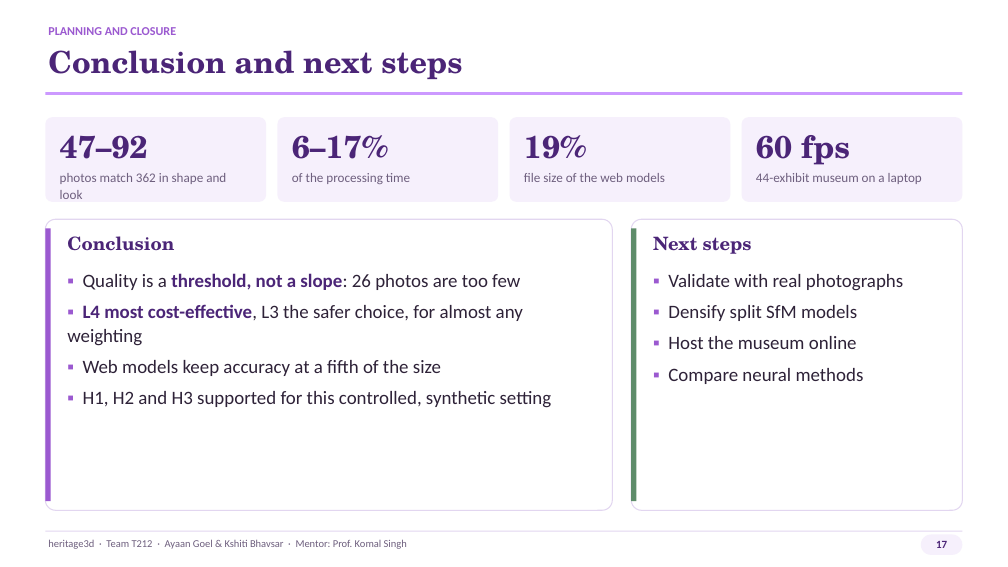
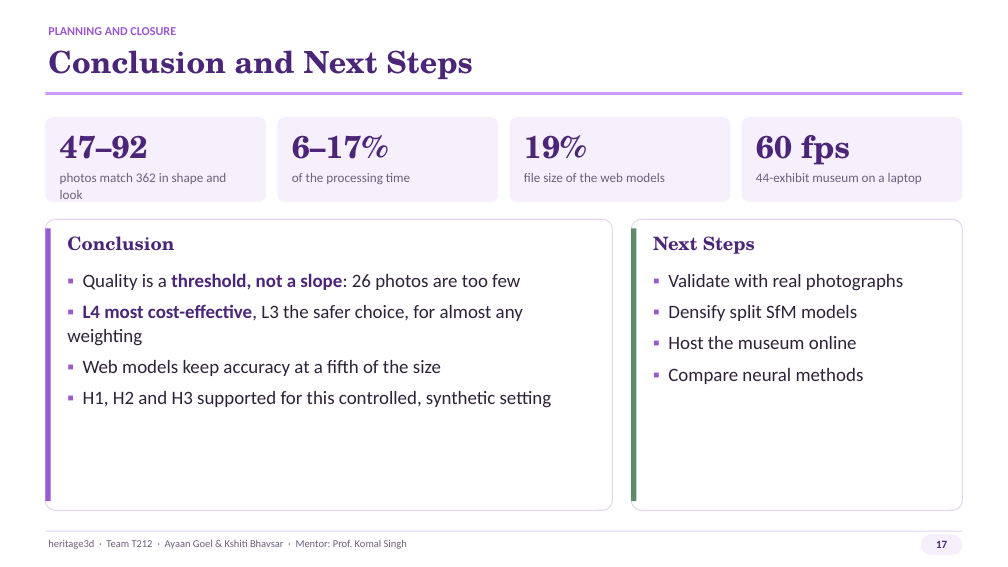
Before and after one commit to ayaan-goel/heritage3d, a slide deck: slide 17 of Deliverables/Presentation/heritage3d_Presentation_v2.pptx. Drawn at 1008x567 pixels with LibreOffice and Linux fonts; fonts in the diff are those of the drawing. Boxes give left, top, right and bottom in pixels: in the first picture for what was removed or moved away, otherwise in the second. Text is boxed around its words. In the diff, an @@ line names an element or a change of style, - is before the commit and + after.

```diff
--- a/Deliverables/Presentation/heritage3d_Presentation_v2.pptx
+++ b/Deliverables/Presentation/heritage3d_Presentation_v2.pptx
@@ text at (48, 50, 472, 79): text changed @@
-Conclusion and next steps
+Conclusion and Next Steps
@@ text at (653, 236, 755, 254): text changed @@
-Next steps
+Next Steps
```
Also in this commit, not shown: 15 other slides changed, 1 other file.
